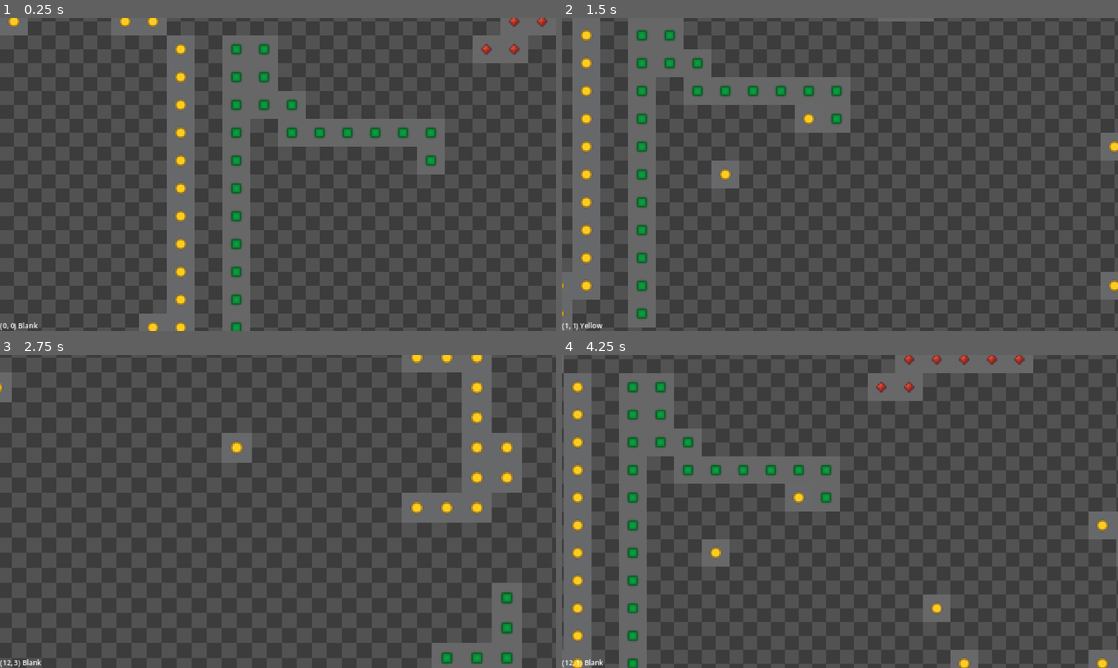
Above: before the commit, frames 1-4 (two rows, left to right).
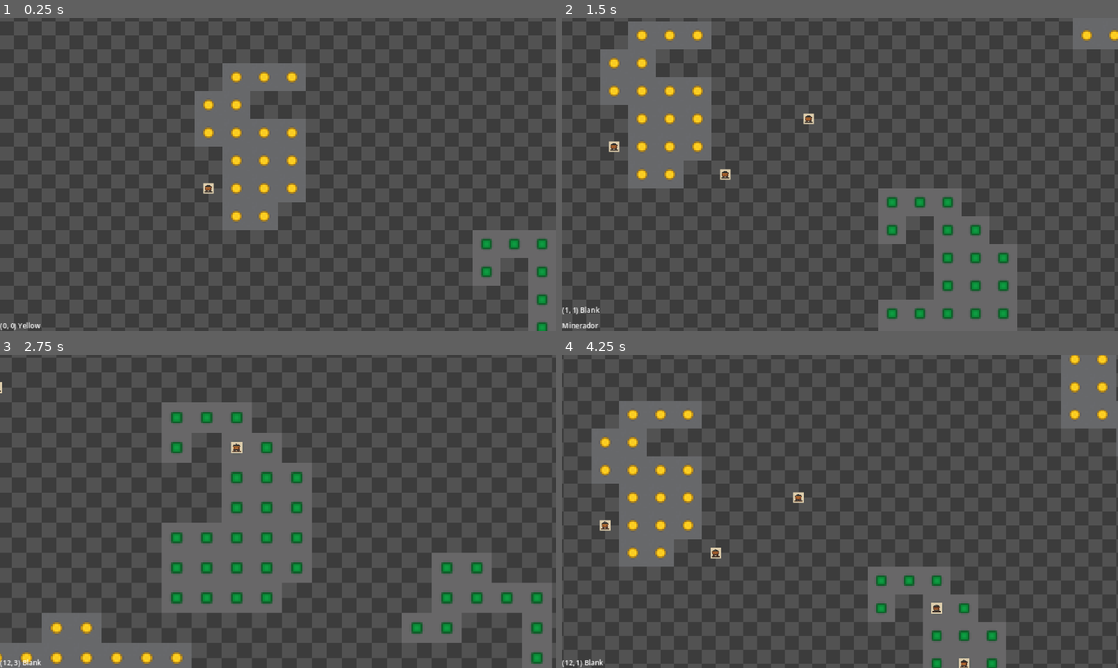
Above: after the commit, the same moments.

Repository: 7sete7/Ramon
Game: Godot game, scene res://scenes/factory/factory.tscn
The game is run twice, just before and just after one commit, with the same random seed, the same clock (stepped at 60 frames per second) and the same inputs.
Inputs (mouse positions are in pixels of both pictures, inside the frame that each line leads up to):
- Up to frame 1 (0.25 s): no input
- Up to frame 2 (1.5 s): tap Enter at 0.5 s; move the mouse to (962, 158) at 0.52 s; hold D (go_right) 0.53-1.28 s; click (962, 158) at 0.6 s; move the mouse to (728, 190) at 1.27 s; hold S (go_down) from 1.28 s (still down); click (728, 190) at 1.35 s
- Up to frame 3 (2.75 s): move the mouse to (333, 442) at 2.02 s; release S (go_down) at 2.03 s; hold D (go_right) from 2.03 s (still down); hold Mouse wheel down (zoom_in) from 2.03 s (still down); click (333, 442) at 2.3 s
- Up to frame 4 (4.25 s): move the mouse to (812, 574) at 2.77 s; release D (go_right) at 2.78 s; release Mouse wheel down (zoom_in) at 2.78 s; hold W (go_up) 2.78-3.53 s; tap Mouse wheel up (zoom_out) at 2.85 s; click (812, 574) at 3.05 s; move the mouse to (1006, 558) at 3.52 s; hold A (go_left) from 3.53 s (still down); click (1006, 558) at 3.6 s

The runs differ from the first frame. In frame 1, 13% of the frame differs, in the area x 0-100%, y 0-100%; in frame 2, 16%; in frame 3, 18%; in frame 4, 16%.

Commit message:
feat: buildings

Diff:
--- /dev/null
+++ b/assets/buildings/mine.tres
@@ -0,0 +1,14 @@
+[gd_resource type="Resource" script_class="Building" load_steps=2 format=3 uid="uid://dro0uucnkt6tc"]
+
+[ext_resource type="Script" uid="uid://caq21al75kj3w" path="res://scripts/defs/building.gd" id="1_njo0p"]
+
+[resource]
+script = ExtResource("1_njo0p")
+name = "Minerador"
+description = "Um puta minerador"
+tileset_id = 8
+tileset_tile_id = 1
+currency = 0
+price = 50.0
+tile_sprite_offset = Vector2(0, 0)
+metadata/_custom_type_script = "uid://caq21al75kj3w"
--- /dev/null
+++ b/assets/buildings/mine.tscn
@@ -0,0 +1,9 @@
+[gd_scene load_steps=2 format=3 uid="uid://bwd6bck5n1oxu"]
+
+[ext_resource type="Texture2D" uid="uid://dkp6qpi2bb2ui" path="res://assets/ChatGPT Image 2 de ago. de 2025, 02_41_59.png" id="1_1mfgo"]
+
+[node name="Area2D" type="Area2D"]
+
+[node name="Node2D" type="Sprite2D" parent="."]
+scale = Vector2(0.006, 0.006)
+texture = ExtResource("1_1mfgo")
--- a/assets/tile_set.tres
+++ b/assets/tile_set.tres
@@ -1,9 +1,10 @@
-[gd_resource type="TileSet" load_steps=15 format=3 uid="uid://b7rc21o4qmq3d"]
+[gd_resource type="TileSet" load_steps=17 format=3 uid="uid://b7rc21o4qmq3d"]
 
 [ext_resource type="Texture2D" uid="uid://8801k5xv2wko" path="res://assets/graybox.png" id="1_eslq1"]
 [ext_resource type="Texture2D" uid="uid://3h5qax6vcra6" path="res://assets/green.png" id="2_u6000"]
 [ext_resource type="Texture2D" uid="uid://bkb05iryew1wy" path="res://assets/red.png" id="3_u4lx5"]
 [ext_resource type="Texture2D" uid="uid://nw4uymw2aj7o" path="res://assets/yellow.png" id="4_cpn64"]
+[ext_resource type="PackedScene" uid="uid://bwd6bck5n1oxu" path="res://assets/buildings/mine.tscn" id="5_u4lx5"]
 
 [sub_resource type="TileMapPattern" id="TileMapPattern_u6000"]
 tile_data = PackedInt32Array(65536, 4, 0, 131072, 4, 0, 196608, 4, 0, 1, 4, 0, 65537, 4, 0, 131073, 4, 0, 2, 4, 0, 65538, 4, 0, 131074, 4, 0, 196610, 4, 0, 65539, 4, 0, 131075, 4, 0, 196611, 4, 0)
@@ -41,11 +42,15 @@
 texture = ExtResource("4_cpn64")
 0:0/0 = 0
 
+[sub_resource type="TileSetScenesCollectionSource" id="TileSetScenesCollectionSource_cpn64"]
+scenes/1/scene = ExtResource("5_u4lx5")
+
 [resource]
 sources/0 = SubResource("TileSetAtlasSource_ki5qi")
 sources/4 = SubResource("TileSetAtlasSource_b4n3o")
 sources/5 = SubResource("TileSetAtlasSource_u6000")
 sources/6 = SubResource("TileSetAtlasSource_u4lx5")
+sources/8 = SubResource("TileSetScenesCollectionSource_cpn64")
 pattern_0 = SubResource("TileMapPattern_u6000")
 pattern_1 = SubResource("TileMapPattern_u4lx5")
 pattern_2 = SubResource("TileMapPattern_cpn64")
--- /dev/null
+++ b/configs/factory_grid_config_sm.tres
@@ -0,0 +1,13 @@
+[gd_resource type="Resource" script_class="GridConfig" load_steps=2 format=3 uid="uid://cxb2oue8b4314"]
+
+[ext_resource type="Script" uid="uid://cqlqwj8ea2cs5" path="res://scripts/grid_config.gd" id="1_fcvfe"]
+
+[resource]
+script = ExtResource("1_fcvfe")
+map_width = 6
+map_height = 6
+map_ore_coverage = 0
+min_ore_per_clump = 0
+max_ore_per_clump = 0
+tile_width = 16
+tile_height = 16
--- a/scenes/factory/factory.tscn
+++ b/scenes/factory/factory.tscn
@@ -21,6 +21,11 @@
 tile_set = ExtResource("1_drj7t")
 script = ExtResource("2_eqtml")
 
+[node name="BuildingMapLayer" type="TileMapLayer" parent="Grid"]
+tile_map_data = PackedByteArray(0, 0, 253, 255, 0, 0, 8, 0, 0, 0, 0, 0, 1, 0)
+tile_set = ExtResource("1_drj7t")
+script = ExtResource("2_eqtml")
+
 [node name="CanvasLayer" type="CanvasLayer" parent="."]
 
 [node name="HUD" parent="CanvasLayer" node_paths=PackedStringArray("grid") instance=ExtResource("3_y13uf")]
--- a/scenes/factory/tile_map.gd
+++ b/scenes/factory/tile_map.gd
@@ -1,7 +1,7 @@
 class_name FactoryTileMap
 extends TileMapLayer
 
-func change_tile(tile_pos: Vector2i, tile_id: FactoryGrid.TILES, _local_to_map: bool = false):
+func change_tile(tile_pos: Vector2i, tile_id: int, _local_to_map: bool = false):
 	if _local_to_map:
 		tile_pos = local_to_map(tile_pos)
 	self.set_cell(tile_pos, tile_id, Vector2i(0, 0), 0)
--- a/scenes/hud/tile_info.gd
+++ b/scenes/hud/tile_info.gd
@@ -19,16 +19,19 @@
 
 	process_timer = 0.0
 
-	var mouse_pos := hud.grid.get_local_mouse_position()
-	var int_pos := Vector2i(int(mouse_pos.x), int(mouse_pos.y))
+	var mouse_pos := hud.grid.tile_map.local_to_map(hud.grid.tile_map.get_local_mouse_position())
 
-	var tile := hud.grid.get_tile_at(int_pos)
+	var tile := hud.grid.get_tile_at(mouse_pos)
 	if tile != current_tile:
 		current_tile = tile
 		self.update_label()
 
 func update_label() -> void:
-	self.text = "{pos} {type}".format({
-		"pos": current_tile.tilemap_position if current_tile else "(øø, øø)",
-		"type": current_tile.tile_type_str if current_tile else ""
-	})
+	if current_tile:
+		self.text = "{pos} {type} {building}".format({
+			"pos": current_tile.tilemap_position,
+			"type": current_tile.tile_type_str,
+			"building": "\n" + current_tile.building.name if current_tile.building else ""
+		})
+	else:
+		self.text = "(øø, øø)"
--- a/scripts/config/grid_sizes.gd
+++ b/scripts/config/grid_sizes.gd
@@ -11,14 +11,14 @@
 
 	var tile_size := Vector2i(grid_config.tile_width, grid_config.tile_height)
 	var grid_px_size := Vector2i(grid_config.map_width * tile_size.x, grid_config.map_height * tile_size.y)
-	var grid_size := Vector2i(grid_config.map_width, grid_config.map_height)
+	var _grid_size := Vector2i(grid_config.map_width, grid_config.map_height)
 
 	grid_sizes.tile = ConfigNS.from(tile_size)
 	grid_sizes.by_px = ConfigNS.from(grid_px_size)
-	grid_sizes.by_grid = ConfigNS.from(grid_size)
+	grid_sizes.by_grid = ConfigNS.from(_grid_size)
 	grid_sizes.by_grid.limits.right -= 1
 	grid_sizes.by_grid.limits.bottom -= 1
 
-	grid_sizes.grid_size = grid_size.x * grid_size.y
+	grid_sizes.grid_size = _grid_size.x * _grid_size.y
 
 	return grid_sizes
--- /dev/null
+++ b/scripts/defs/building.gd
@@ -0,0 +1,27 @@
+class_name Building
+extends Resource
+
+@export var name: String
+@export_multiline var description: String
+
+@export_category("Tilemap")
+@export var tileset_id: int
+@export var tileset_tile_id: int
+
+@export_category("$$$")
+@export var currency: GlobalEnums.Currency = GlobalEnums.Currency.MONEY
+@export var price: float = 0.0
+
+@export_category("Offset")
+@export var tile_sprite_offset: Vector2
+
+var tile_position: Vector2i
+
+static func load_from_resources_folder(path: String) -> Array[Building]:
+	var files: PackedStringArray = DirAccess.get_files_at(path)
+	var buildings: Array[Building] = []
+	for file in files:
+		if file.ends_with(".tres"):
+			var building: Building = load(path + "/" + file)
+			buildings.append(building)
+	return buildings
--- /dev/null
+++ b/scripts/defs/global_enums.gd
@@ -0,0 +1,5 @@
+class_name GlobalEnums
+
+enum Currency {
+	MONEY
+}
--- a/scripts/grid.gd
+++ b/scripts/grid.gd
@@ -1,8 +1,11 @@
 class_name FactoryGrid
 extends Node2D
 
+@onready var buildings: Array[Building] = Building.load_from_resources_folder("res://assets/buildings")
 @onready var tile_map: FactoryTileMap = $TileMapLayer
+@onready var building_map_layer: FactoryTileMap = $BuildingMapLayer
 @export var config: GridConfig
+
 
 var grid_sizes: GridSizes
 
@@ -32,51 +35,38 @@
 	self.map_builder.build_ores()
 
 
-func set_tile_at(pos: Vector2i, new_tile: TILES) -> void:
-	if not is_in_grid(pos): return
-
-	var tile := self.get_tile_at(pos)
-	var tilemap_position = tile_map.local_to_map(pos)
+func set_tile_at(tilemap_position: Vector2i, new_tile: TILES) -> void:
+	var tile := self.get_tile_at(tilemap_position)
 
 	if not tile:
 		tile = Tile.new(tilemap_position, new_tile, self.grid_sizes.tile.size)
-		GRID[tile.center_position] = tile
-		GRID_BY_MAP_POS[tilemap_position] = tile
+		GRID[tilemap_position] = tile
 
-	GRID[tile.center_position].tile_type = new_tile
-	GRID_BY_MAP_POS[tilemap_position].tile_type = new_tile
+	GRID[tilemap_position].tile_type = new_tile
 
-	tile_map.change_tile(pos, new_tile, true)
+	tile_map.change_tile(tilemap_position, new_tile)
 	tile_type_changed.emit(new_tile)
 
-func get_tile_at(pos: Vector2i, use_tile_map_coords: bool = false) -> Tile:
-	if use_tile_map_coords:
-		return GRID_BY_MAP_POS.get(pos, null)
-
-	if not is_in_grid(pos): return null
-
-	var nearest_center_pos: Vector2i = Vector2i(grid_sizes.tile.half + Vector2i(pos / grid_sizes.tile.size) * grid_sizes.tile.size)
-	var tile: Tile = GRID.get(nearest_center_pos, null)
-
-	return tile
-
-# Fetch tiles by the index of the tile in the grid, as if it was a matrix
-# The grid index grow from top to bottom, left to right
-func get_tile_by_grid_index(index: Vector2i) -> Tile:
-	return GRID_BY_MAP_POS.get(index, null)
+func get_tile_at(tilemap_position: Vector2i) -> Tile:
+	return GRID.get(tilemap_position, null)
 
 func init_tiles() -> void:
-	for x in range(-grid_sizes.by_grid.half.x, grid_sizes.by_grid.half.x):
-		for y in range(-grid_sizes.by_grid.half.y, grid_sizes.by_grid.half.y):
-			var pos := Vector2i(x * grid_sizes.tile.size.x + 1, y * grid_sizes.tile.size.y + 1)
-			self.set_tile_at(pos, TILES.DEFAULT)
+	for x in range(grid_sizes.by_grid.limits.left, grid_sizes.by_grid.limits.right + 1):
+		for y in range(grid_sizes.by_grid.limits.top, grid_sizes.by_grid.limits.bottom + 1):
+			self.set_tile_at(Vector2i(x, y), TILES.DEFAULT)
 
 func _process(_delta: float) -> void:
 	if Input.is_action_just_pressed("click"):
 		var local_mouse_pos := self.get_local_mouse_position()
-		var local_int := Vector2i(int(local_mouse_pos.x), int(local_mouse_pos.y))
+		var local_int := self.tile_map.local_to_map(local_mouse_pos)
 
-		self.set_tile_at(local_int, TILES.YELLOW)
+		var tile = self.get_tile_at(local_int)
+		if tile:
+			self.set_building_at(tile, self.buildings[0])
 
 func is_in_grid(pos: Vector2):
 	return not (pos.x < grid_sizes.by_px.limits.left or pos.y < grid_sizes.by_px.limits.top or pos.x >= grid_sizes.by_px.limits.right or pos.y >= grid_sizes.by_px.limits.bottom)
+
+func set_building_at(tile: Tile, building: Building) -> void:
+	building_map_layer.set_cell(tile.tilemap_position, building.tileset_id, Vector2i(0, 0), building.tileset_tile_id)
+	tile.building = building
--- a/scripts/map_builder.gd
+++ b/scripts/map_builder.gd
@@ -38,14 +38,14 @@
 	var start_x := rng.randi_range(grid_settings.limits.left, grid_settings.limits.right)
 	var start_y := rng.randi_range(grid_settings.limits.top, grid_settings.limits.bottom)
 	var current_tile_pos := Vector2i(start_x, start_y)
-	var current_tile = grid.get_tile_by_grid_index(current_tile_pos)
+	var current_tile = grid.get_tile_at(current_tile_pos)
 	var clump: Array[Tile] = []
 
 
 	var placed = 0
 	while placed < clump_size:
 		if current_tile:
-			grid.set_tile_at(current_tile.center_position, ore_type)
+			grid.set_tile_at(current_tile.tilemap_position, ore_type)
 			clump.append(current_tile)
 			placed += 1
 		else:
@@ -77,6 +77,6 @@
 		var dir := directions[direction_index]
 		var new_pos := current_tile_pos + dir
 
-		var tile := grid.get_tile_by_grid_index(new_pos)
+		var tile := grid.get_tile_at(new_pos)
 		if tile != null and tile.tile_type != ore_type:
 			return tile
--- a/scripts/tile.gd
+++ b/scripts/tile.gd
@@ -7,6 +7,8 @@
 var id: String
 var tile_size: Vector2i
 var tile_type_str: String = "Blank"
+
+var building: Building
 
 var tile_type: FactoryGrid.TILES:
 	set(value):
@@ -29,4 +31,4 @@
 
 	self.tilemap_position = tilemap_pos
 	self.center_position = tilemap_position * tile_size + (tile_size / 2)
-	self.id = "%v" % self.center_position
+	self.id = "%v" % self.tilemap_position
Binary file added: assets/ChatGPT Image 2 de ago. de 2025, 02_41_59.png
Not shown, added: assets/ChatGPT Image 2 de ago. de 2025, 02_41_59.png.import
Not shown: 1 places in configs/factory_grid_config.tres that only renumber resources
Not shown: 1 places in scenes/factory/factory.tscn that only renumber resources
Not shown, added: scripts/defs/building.gd.uid
Not shown, added: scripts/defs/global_enums.gd.uid
